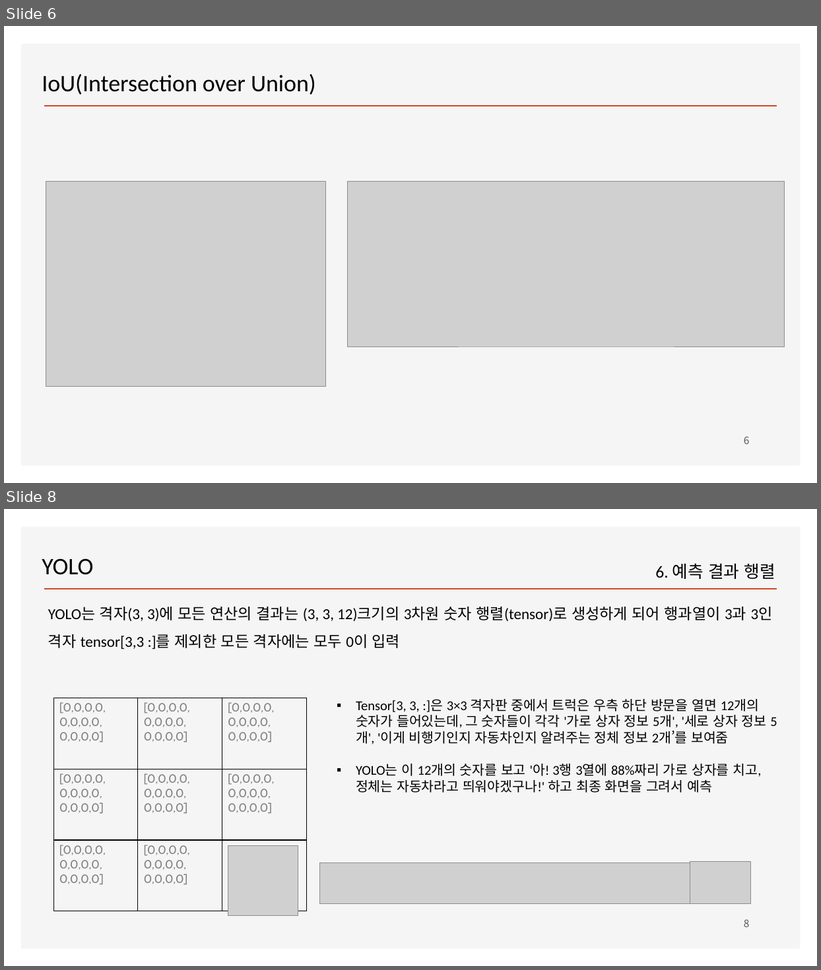
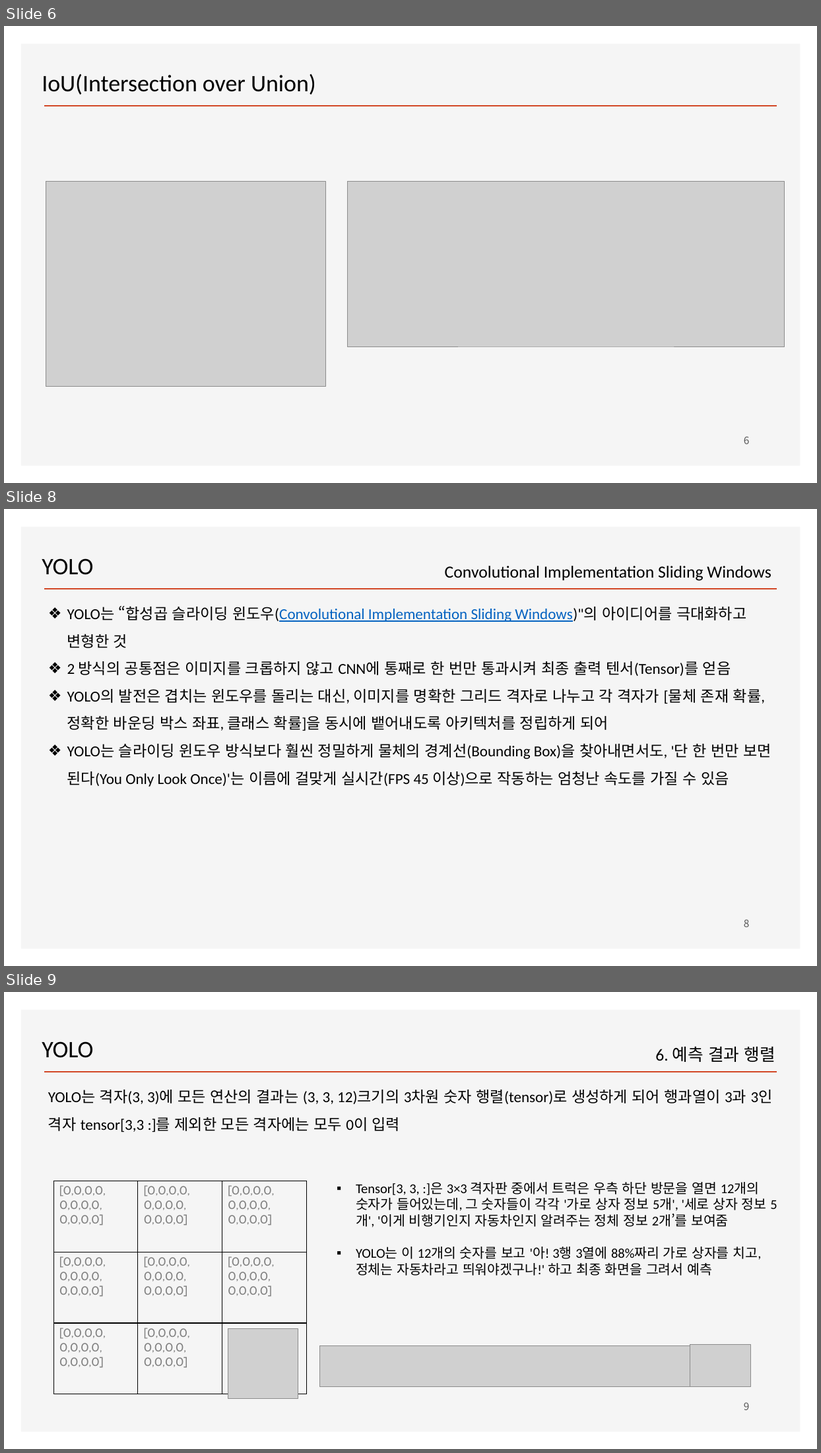
Before and after one commit to ancestor9/2026_Fall_Deep-Learning-with-Python, a slide deck: CNN/Object detection_YOLO.pptx. Shown one above the other, each under a label of ours: slides 6 and 8 before the commit, slides 6, 8 and 9 after it; the slides between them are not shown. The pictures are 821x970 and 821x1453 pixels, drawn with LibreOffice and Linux fonts; fonts in the diff are those of the drawing; grey boxes stand for pictures; background and template pictures are left out. Boxes give left, top, right and bottom in pixels: in the first picture for what was removed or moved away, otherwise in the second. Text is boxed around its words. In the diff, an @@ line names an element or a change of style, - is before the commit and + after.

```diff
--- a/CNN/Object detection_YOLO.pptx
+++ b/CNN/Object detection_YOLO.pptx
@@ slide 8 added at (4,509,817,966), background #FFFFFF; not listed: 2 template elements that a slide beside it also shows @@
@@ text added at (42,559,93,575), 28 pt, text #000000 @@
+YOLO
@@ text added at (445,566,771,581), 20 pt, text #000000 @@
+Convolutional Implementation Sliding Windows
@@ text added at (67,606,772,787), 18 pt, text #000000 @@
+❖ YOLO는 “합성곱 슬라이딩 윈도우(Convolutional Implementation Sliding Windows)"의 아이디어를 극대화하고 변형한 것
+❖ 2 방식의 공통점은 이미지를 크롭하지 않고 CNN에 통째로 한 번만 통과시켜 최종 출력 텐서(Tensor)를 얻음
+❖ YOLO의 발전은 겹치는 윈도우를 돌리는 대신, 이미지를 명확한 그리드 격자로 나누고 각 격자가 [물체 존재 확률, 정확한 바운딩 박스 좌표, 클래스 확률]을 동시에 뱉어내도록 아키텍처를 정립하게 되어
+❖ YOLO는 슬라이딩 윈도우 방식보다 훨씬 정밀하게 물체의 경계선(Bounding Box)을 찾아내면서도, '단 한 번만 보면 된다(You Only Look Once)'는 이름에 걸맞게 실시간(FPS 45 이상)으로 작동하는 엄청난 속도를 가질 수 있음
@@ page number added at (744,920,750,927), 12 pt, text #595959 @@
+8
@@ what was slide 8 is now slide 9 @@
@@ page number at (744,1403,750,1410): text changed @@
-8
+9
```
Also in this commit, not shown: 1 slide changed.
